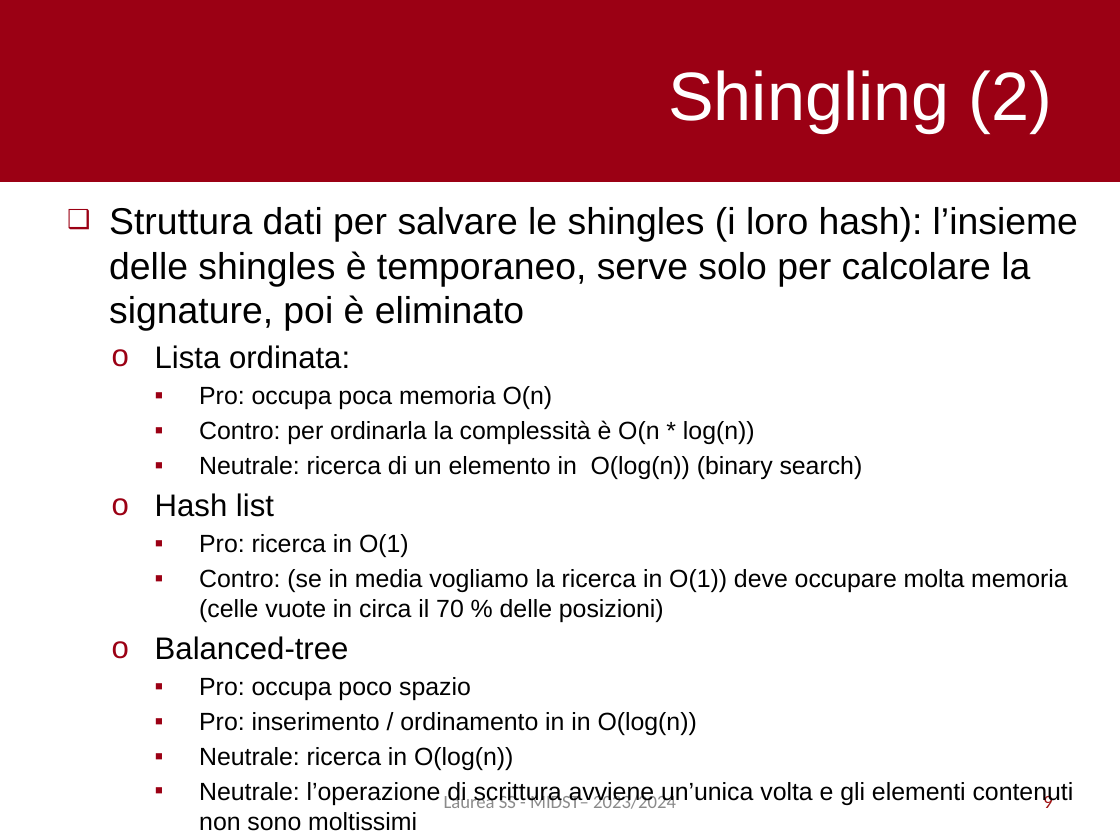
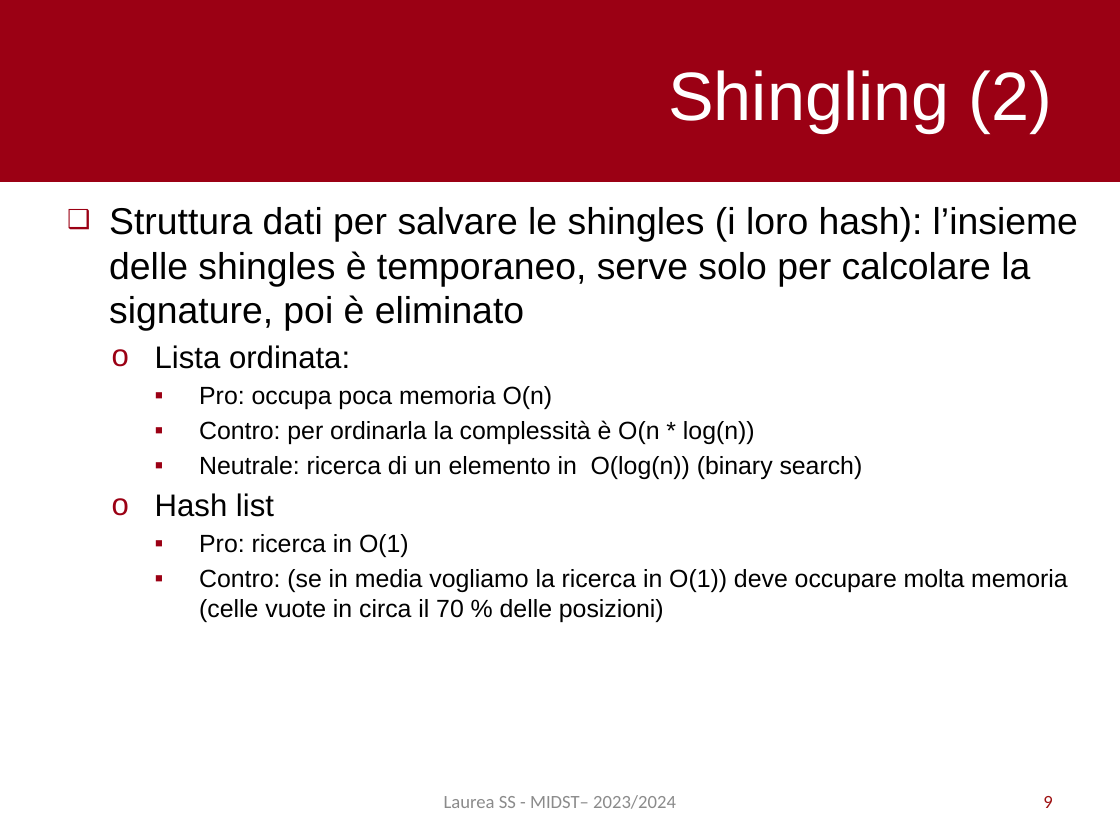
Before and after one commit to pietro-stangherlin/near_duplicate_doc_lsh, a slide deck: slide 9 of slides/ita/slides_ita.pptx. Drawn at 1120x840 pixels with LibreOffice and Linux fonts; fonts in the diff are those of the drawing. Boxes give left, top, right and bottom in pixels: in the first picture for what was removed or moved away, otherwise in the second. Text is boxed around its words. In the diff, an @@ line names an element or a change of style, - is before the commit and + after.

Commit message:
changed some slides

```diff
--- a/slides/ita/slides_ita.pptx
+++ b/slides/ita/slides_ita.pptx
@@ text at (x1=155, y1=636, x2=1074, y2=831): paragraphs removed @@
-  o Balanced-tree
-    ▪ Pro: occupa poco spazio
-    ▪ Pro: inserimento / ordinamento in in O(log(n))
-    ▪ Neutrale: ricerca in O(log(n))
-    ▪ Neutrale: l’operazione di scrittura avviene un’unica volta e gli elementi contenuti non sono moltissimi
```
Also in this commit, not shown: 3 other slides changed.
